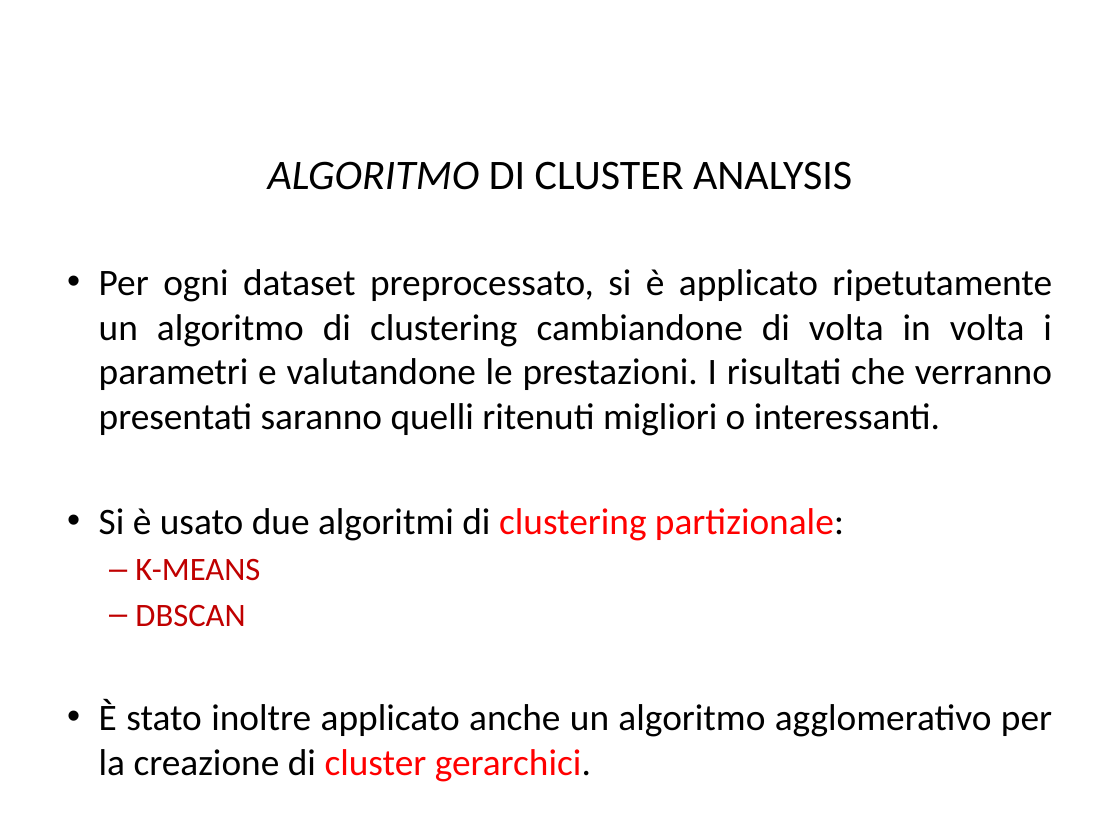
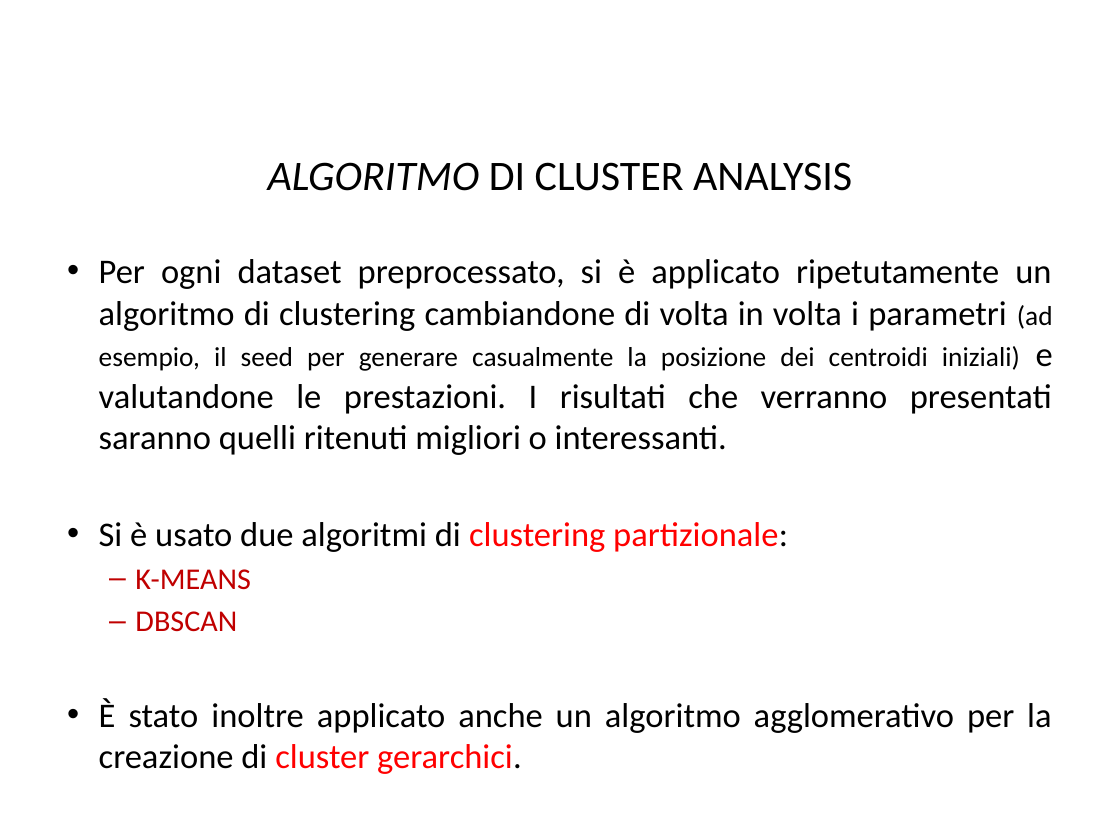
Before and after one commit to BlacknDecker/unifi, a slide deck: slide 38 of relazione.pptx. Drawn at 1120x840 pixels with LibreOffice and Linux fonts; fonts in the diff are those of the drawing; background and template pictures are left out. Boxes give left, top, right and bottom in pixels: in the first picture for what was removed or moved away, otherwise in the second. Text is boxed around its words. In the diff, an @@ line names an element or a change of style, - is before the commit and + after.

Commit message:
Clustering clustering...

```diff
--- a/relazione.pptx
+++ b/relazione.pptx
@@ text "Per ogni dataset preprocessato, si ...": place and size @@
-text "Per ogni dataset preprocessato, si ..." at (99,269,1052,737)
+text "Per ogni dataset preprocessato, si ..." at (99,259,1053,733)
@@ text at (99,259,1053,455): text changed; size 24 to 22.2 pt @@
-• Per ogni dataset preprocessato, si è applicato ripetutamente un algoritmo di clustering cambiandone di volta in volta i parametri e valutandone le prestazioni. I risultati che verranno presentati saranno quelli ritenuti migliori o interessanti.
+• Per ogni dataset preprocessato, si è applicato ripetutamente un algoritmo di clustering cambiandone di volta in volta i parametri (ad esempio, il seed per generare casualmente la posizione dei centroidi iniziali) e valutandone le prestazioni. I risultati che verranno presentati saranno quelli ritenuti migliori o interessanti.
@@ text at (99,522,1051,733): size 24 to 22.2 pt in "Si è usato due algoritmi di clustering ...", "È stato inoltre applicato anche un algoritmo ..."; size 21 to 19.4 pt in "K-MEANS", "DBSCAN" @@
```
Also in this commit, not shown: 6 other slides changed, 5 slides added, 1 slide removed, 8 other files.
